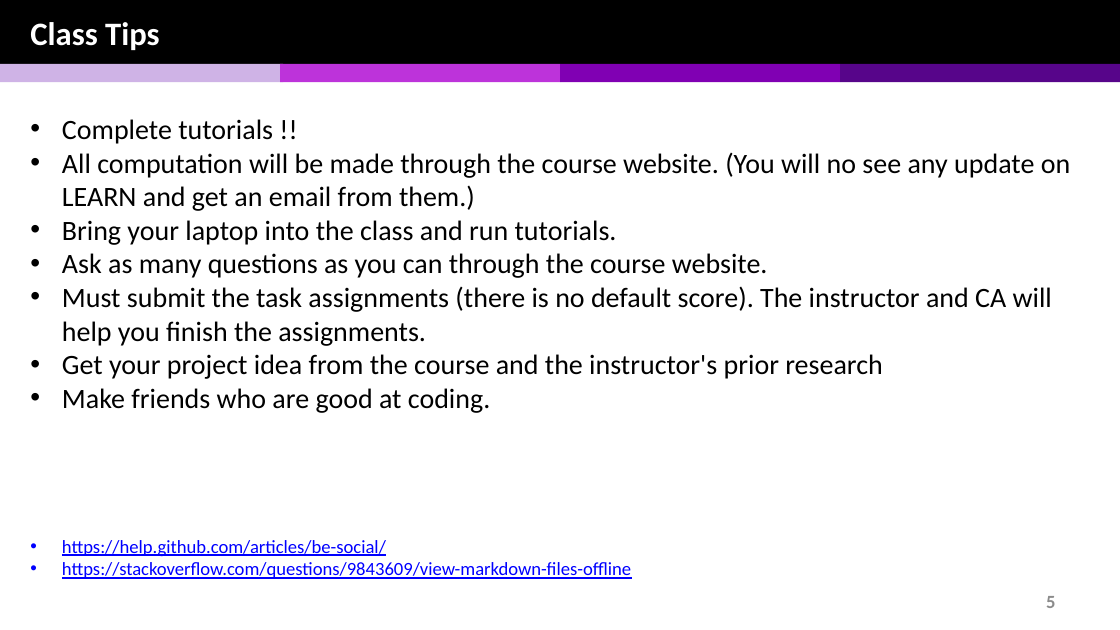
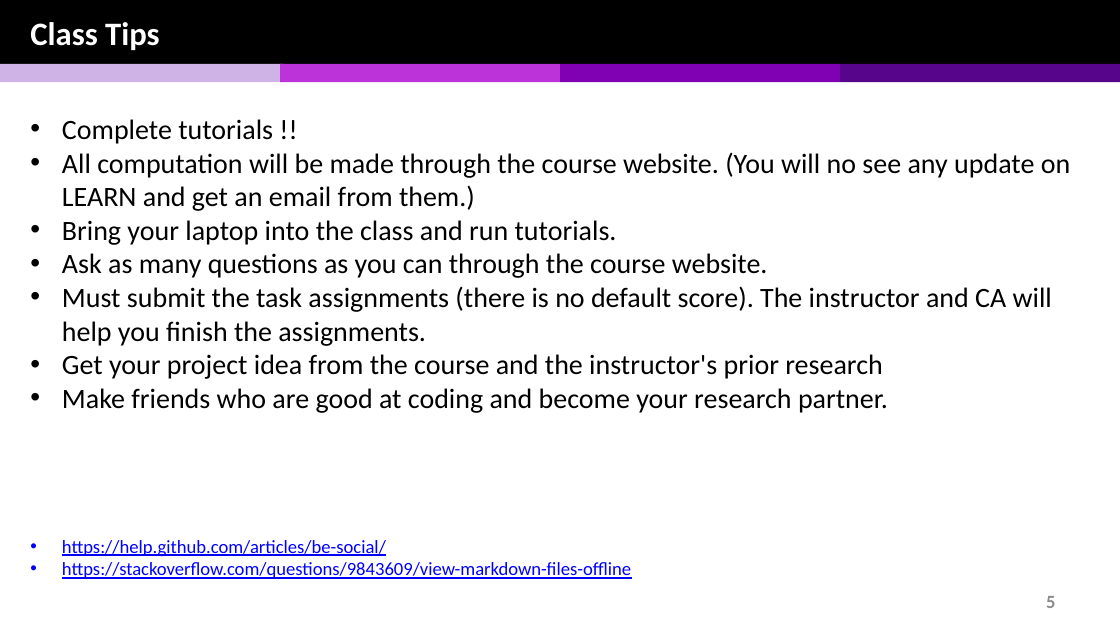
Before and after one commit to chulminy/CIVE497-CIVE700, a slide deck: slide 5 of lecture/introduction/CIVE497_700_Yeum_Course_Syllabus_V4.pptx. Drawn at 1120x630 pixels with LibreOffice and Linux fonts; fonts in the diff are those of the drawing. Boxes give left, top, right and bottom in pixels: in the first picture for what was removed or moved away, otherwise in the second. Text is boxed around its words. In the diff, an @@ line names an element or a change of style, - is before the commit and + after.

```diff
--- a/lecture/introduction/CIVE497_700_Yeum_Course_Syllabus_V4.pptx
+++ b/lecture/introduction/CIVE497_700_Yeum_Course_Syllabus_V4.pptx
@@ text at <box>62,388,888,413</box>: text changed @@
-• Make friends who are good at coding.
+• Make friends who are good at coding and become your research partner.
```
Also in this commit, not shown: 1 slide added, 1 slide removed, 10 other files.
